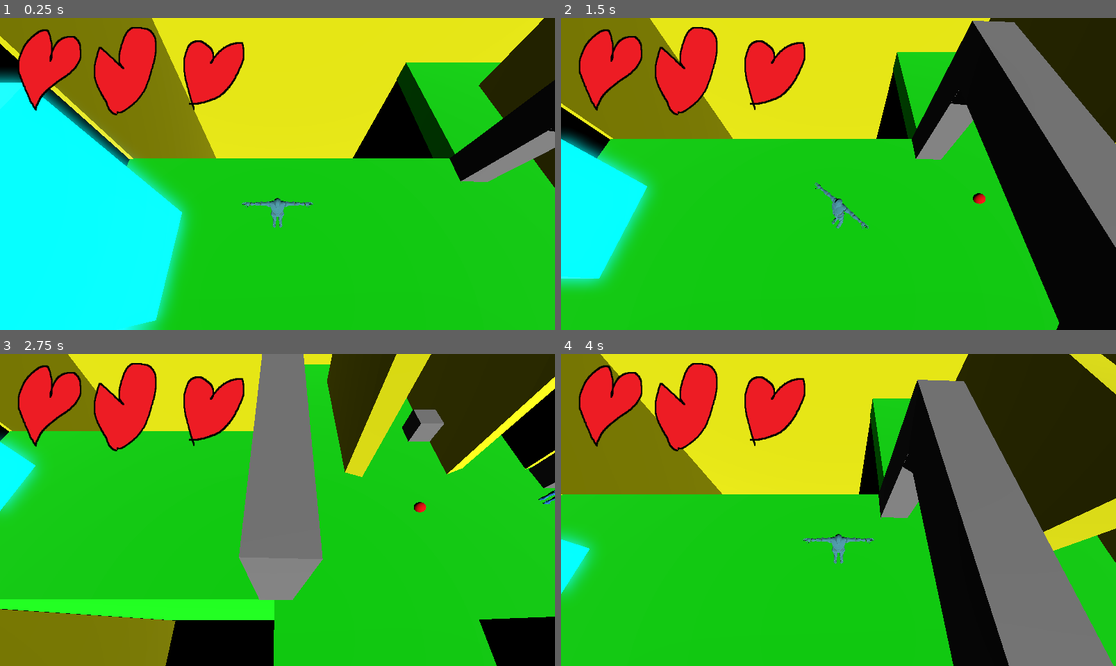
Above: before the commit, frames 1-4 (two rows, left to right).
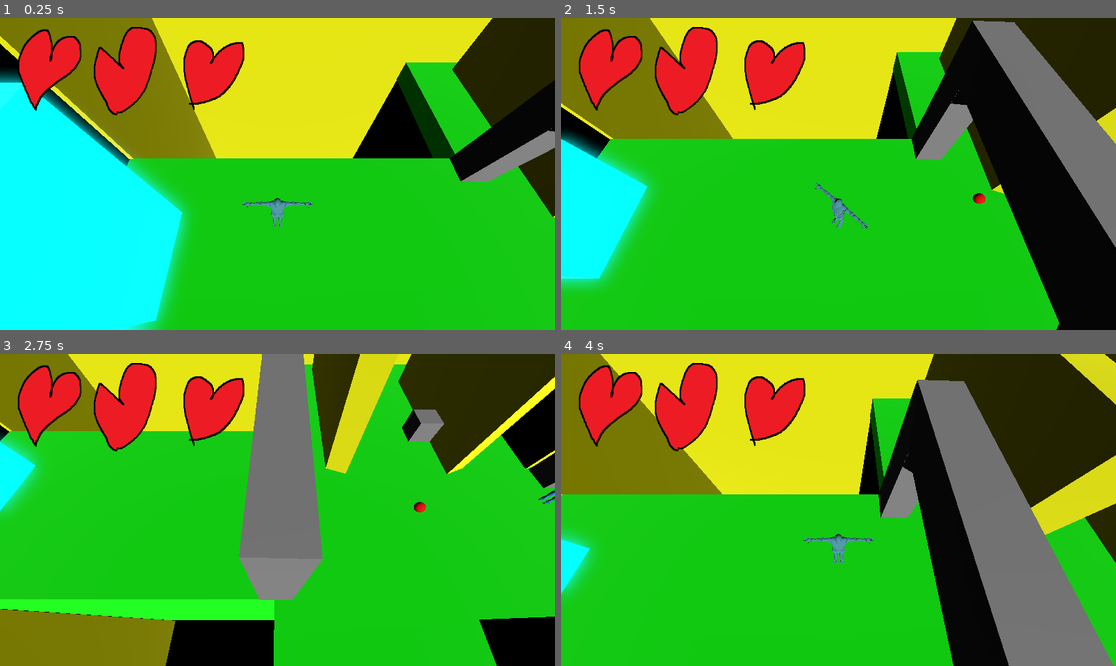
Above: after the commit, the same moments.

Repository: Alvin-Cha/Game-Skripsi
Game: Godot game, scene res://scenes/main/world.tscn
Same seed, same stepped clock (60 frames per second), same inputs: the game is played once before the commit and once after it.
Inputs (mouse positions are in pixels of both pictures, inside the frame that each line leads up to):
- Up to frame 1 (0.25 s): no input
- Up to frame 2 (1.5 s): tap Enter (ui_accept) at 0.5, 0.77 s; move the mouse to (960, 158) at 0.52 s; hold D 0.53-1.28 s; tap F at 0.6, 1.35 s; click (960, 158) at 0.67 s; move the mouse to (727, 189) at 1.27 s; hold S from 1.28 s (still down)
- Up to frame 3 (2.75 s): tap Enter (ui_accept) at 1.52 s; move the mouse to (333, 441) at 2.02 s; release S at 2.03 s; hold D from 2.03 s (still down); tap F at 2.1 s
- Up to frame 4 (4 s): move the mouse to (810, 572) at 2.77 s; release D at 2.78 s; hold W 2.78-3.53 s; tap F at 2.85, 3.6 s; click (810, 572) at 2.92 s; tap Enter (ui_accept) at 3.02, 3.77 s; move the mouse to (1005, 556) at 3.52 s; hold A from 3.53 s (still down)

The runs differ from the first frame. In frame 1, 2.5% of the frame differs, in the area x 81-100%, y 0-64%; in frame 2, 1.1%; in frame 3, 4.5%, in the area x 56-78%, y 0-40%; in frame 4, 3.3%.

Commit message:
Update world.tscn

Diff:
--- a/scenes/main/world.tscn
+++ b/scenes/main/world.tscn
@@ -25,7 +25,7 @@
 [sub_resource type="BoxMesh" id="BoxMesh_riqys"]
 
 [sub_resource type="BoxMesh" id="BoxMesh_sn0t7"]
-size = Vector3(1.3601103, 1, 1)
+size = Vector3(1.15027, 1, 1)
 
 [node name="World" type="Node3D" unique_id=1551797016]
 
@@ -174,9 +174,9 @@
 material = ExtResource("4_526id")
 
 [node name="Wall13" type="CSGBox3D" parent="Walls" unique_id=1036974151]
-transform = Transform3D(0.0037330785, 0, 0.031670097, 0, 1.052824, 0, -0.27608526, 0, 0.011759766, -8.014018, 3.053072, -2.6583223)
-use_collision = true
-size = Vector3(25.704943, 4.6449738, 21.346558)
+transform = Transform3D(0.0037330785, 0, 0.031670097, 0, 1.052824, 0, -0.27608526, 0, 0.011759766, -8.733239, 3.3225794, -3.4128983)
+use_collision = true
+size = Vector3(29.681091, 4.645, 25.59956)
 material = ExtResource("4_526id")
 
 [node name="Wall14" type="CSGBox3D" parent="Walls" unique_id=794799190]
@@ -293,7 +293,7 @@
 mesh = SubResource("BoxMesh_bhunq")
 
 [node name="PlaceholderBox8" type="MeshInstance3D" parent="Placeholders" unique_id=1285107812]
-transform = Transform3D(0.9347278, 0, 0.35536456, 0, 1, 0, -0.35536456, 0, 0.9347278, 200.38217, 4.103367, -28.10104)
+transform = Transform3D(0.9347278, 0, 0.35536456, 0, 1, 0, -0.35536456, 0, 0.9347278, 200.48024, 4.103367, -28.138325)
 mesh = SubResource("BoxMesh_sn0t7")
 
 [node name="PlaceholderBox7" type="MeshInstance3D" parent="Placeholders" unique_id=718067663]
@@ -301,7 +301,7 @@
 mesh = SubResource("BoxMesh_sn0t7")
 
 [node name="PlaceholderBox9" type="MeshInstance3D" parent="Placeholders" unique_id=995466320]
-transform = Transform3D(0.9998378, 0, -0.018009169, 0, 1, 0, 0.018009169, 0, 0.9998378, 205.72928, 3.1992645, -28.02668)
+transform = Transform3D(0.9998378, 0, -0.018009169, 0, 1, 0, 0.018009169, 0, 0.9998378, 205.9352, 3.1992645, -28.02668)
 mesh = SubResource("BoxMesh_sn0t7")
 
 [node name="PlaceholderBox10" type="MeshInstance3D" parent="Placeholders" unique_id=943062808]
